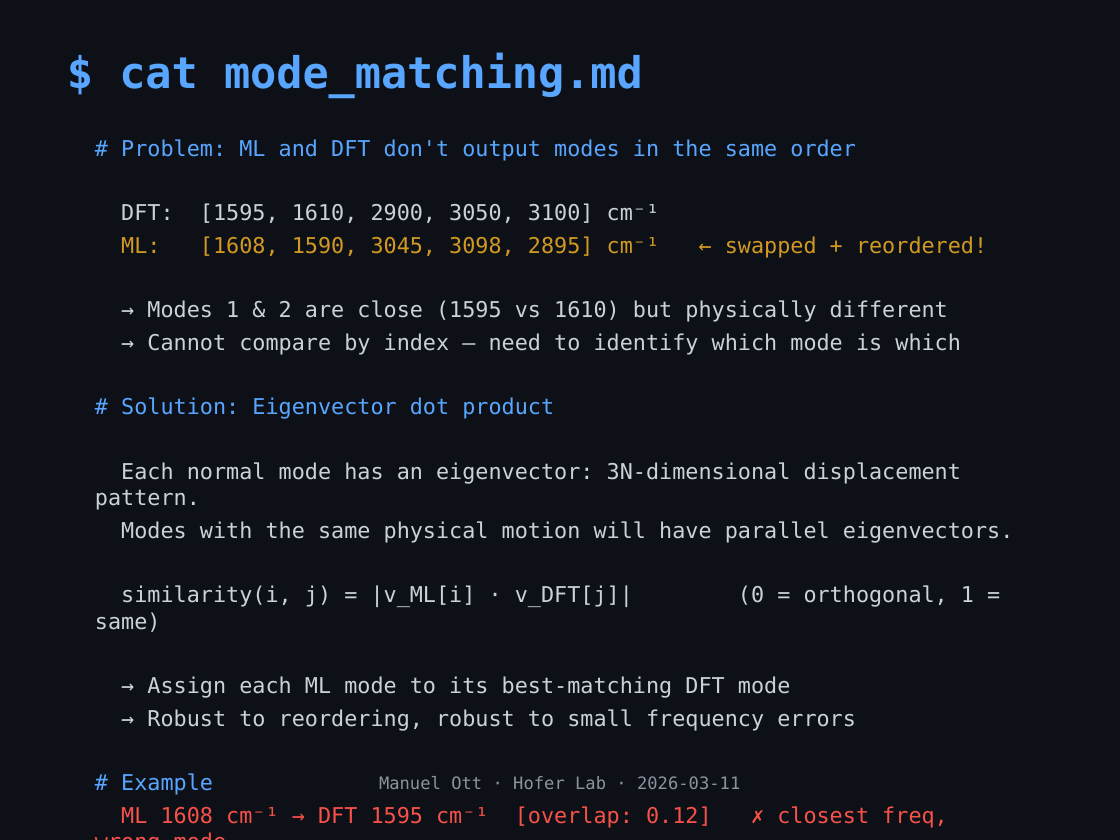
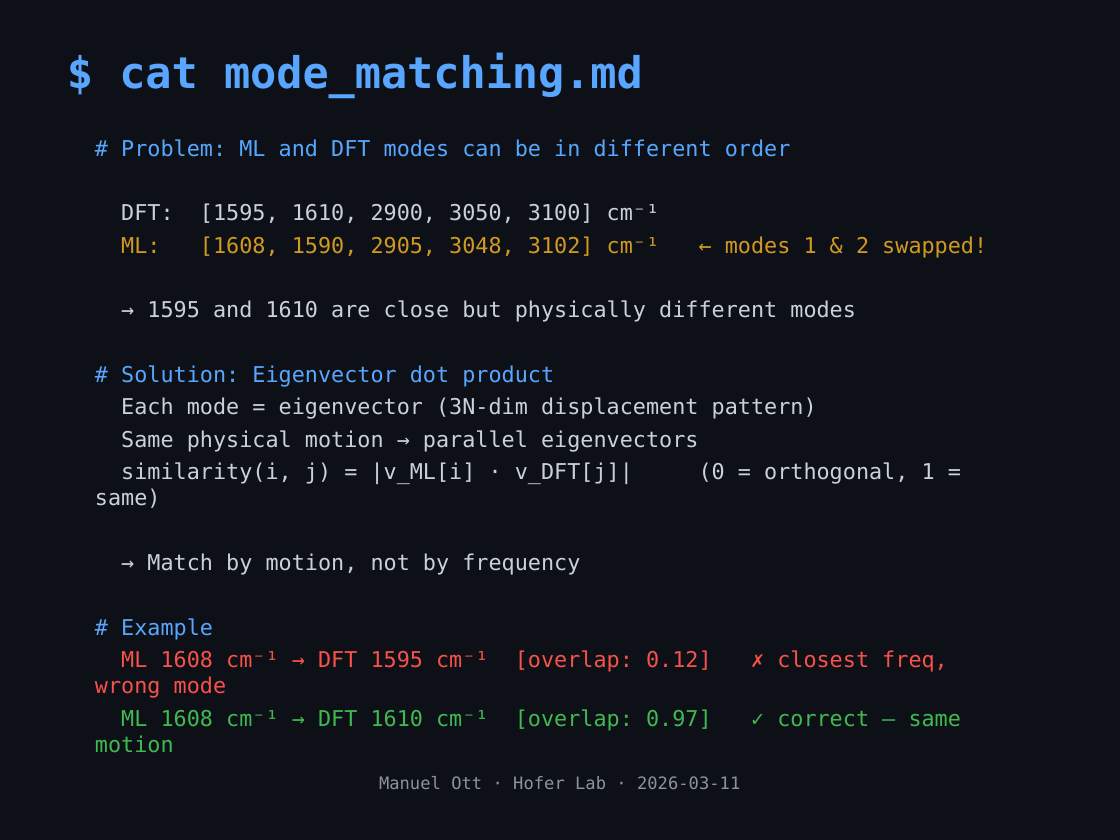
Before and after one commit to mott91/mace_gaussian_interface, a slide deck: slide 7 of presentation/presentation_v2.pptx. Drawn at 1120x840 pixels with LibreOffice and Linux fonts; fonts in the diff are those of the drawing. Boxes give left, top, right and bottom in pixels: in the first picture for what was removed or moved away, otherwise in the second. Text is boxed around its words. In the diff, an @@ line names an element or a change of style, - is before the commit and + after.

```diff
--- a/presentation/presentation_v2.pptx
+++ b/presentation/presentation_v2.pptx
@@ text at box(121, 139, 791, 157): text changed @@
-# Problem: ML and DFT don't output modes in the same order
+# Problem: ML and DFT modes can be in different order
@@ text at box(147, 236, 987, 322): text changed; text colour #C9D1D9 to #D29922 @@
-ML: [1608, 1590, 3045, 3098, 2895] cm⁻¹ ← swapped + reordered!
-→ Modes 1 & 2 are close (1595 vs 1610) but physically different
-→ Cannot compare by index — need to identify which mode is which
+ML: [1608, 1590, 2905, 3048, 3102] cm⁻¹ ← modes 1 & 2 swapped!
+→ 1595 and 1610 are close but physically different modes
@@ text at box(121, 397, 817, 452): text changed @@
-Each normal mode has an eigenvector: 3N-dimensional displacement pattern.
-Modes with the same physical motion will have parallel eigenvectors.
+Each mode = eigenvector (3N-dim displacement pattern)
+Same physical motion → parallel eigenvectors
@@ text at box(147, 553, 580, 575): text changed @@
-→ Assign each ML mode to its best-matching DFT mode
-→ Robust to reordering, robust to small frequency errors
+→ Match by motion, not by frequency
```
Also in this commit, not shown: 1 other file.
